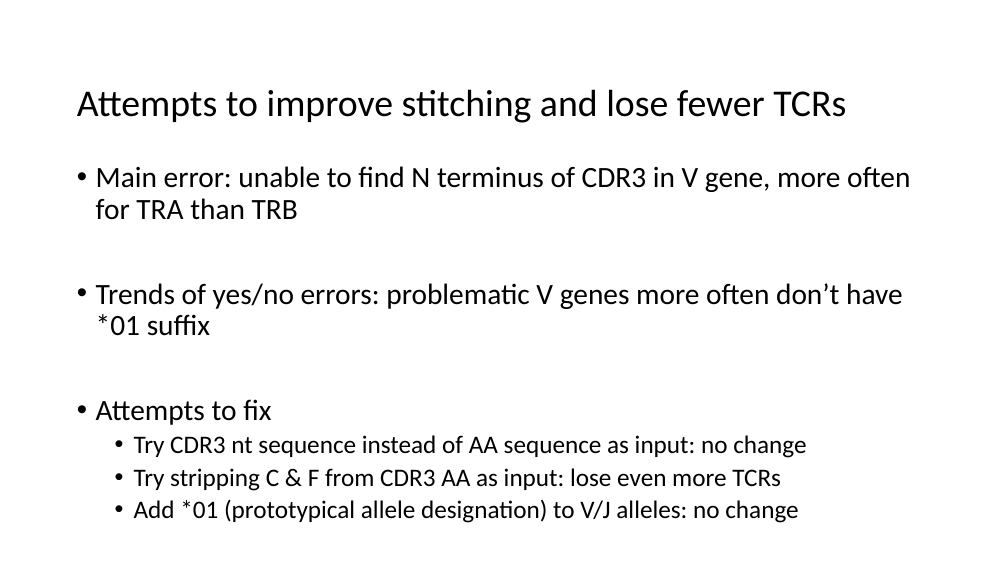
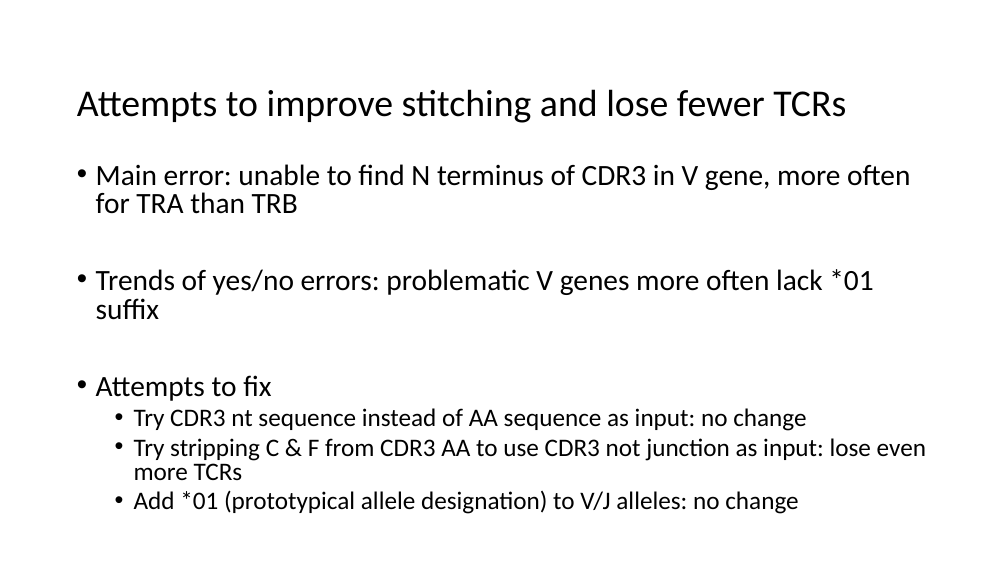
Before and after one commit to tybottorff/bottorffdocs, a slide deck: slide 3 of linsley_postdoc/presentations/weekly_meetings/11_9_23.pptx. Drawn at 1008x567 pixels with LibreOffice and Linux fonts; fonts in the diff are those of the drawing. Boxes give left, top, right and bottom in pixels: in the first picture for what was removed or moved away, otherwise in the second. Text is boxed around its words. In the diff, an @@ line names an element or a change of style, - is before the commit and + after.

```diff
--- a/linsley_postdoc/presentations/weekly_meetings/11_9_23.pptx
+++ b/linsley_postdoc/presentations/weekly_meetings/11_9_23.pptx
@@ text at box(96, 164, 910, 514): line spacing 0.9 to 0.8 @@
@@ text at box(96, 269, 873, 320): text changed @@
-• Trends of yes/no errors: problematic V genes more often don’t have *01 suffix
+• Trends of yes/no errors: problematic V genes more often lack *01 suffix
@@ text at box(134, 438, 926, 480): text changed @@
-  • Try stripping C & F from CDR3 AA as input: lose even more TCRs
+  • Try stripping C & F from CDR3 AA to use CDR3 not junction as input: lose even more TCRs
```
Also in this commit, not shown: 7 other slides changed.
